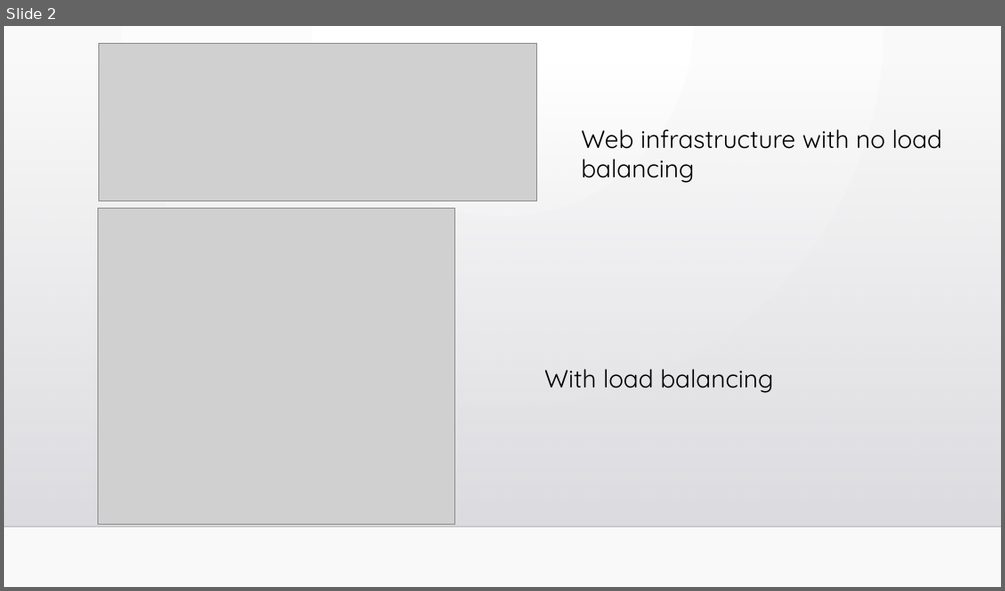
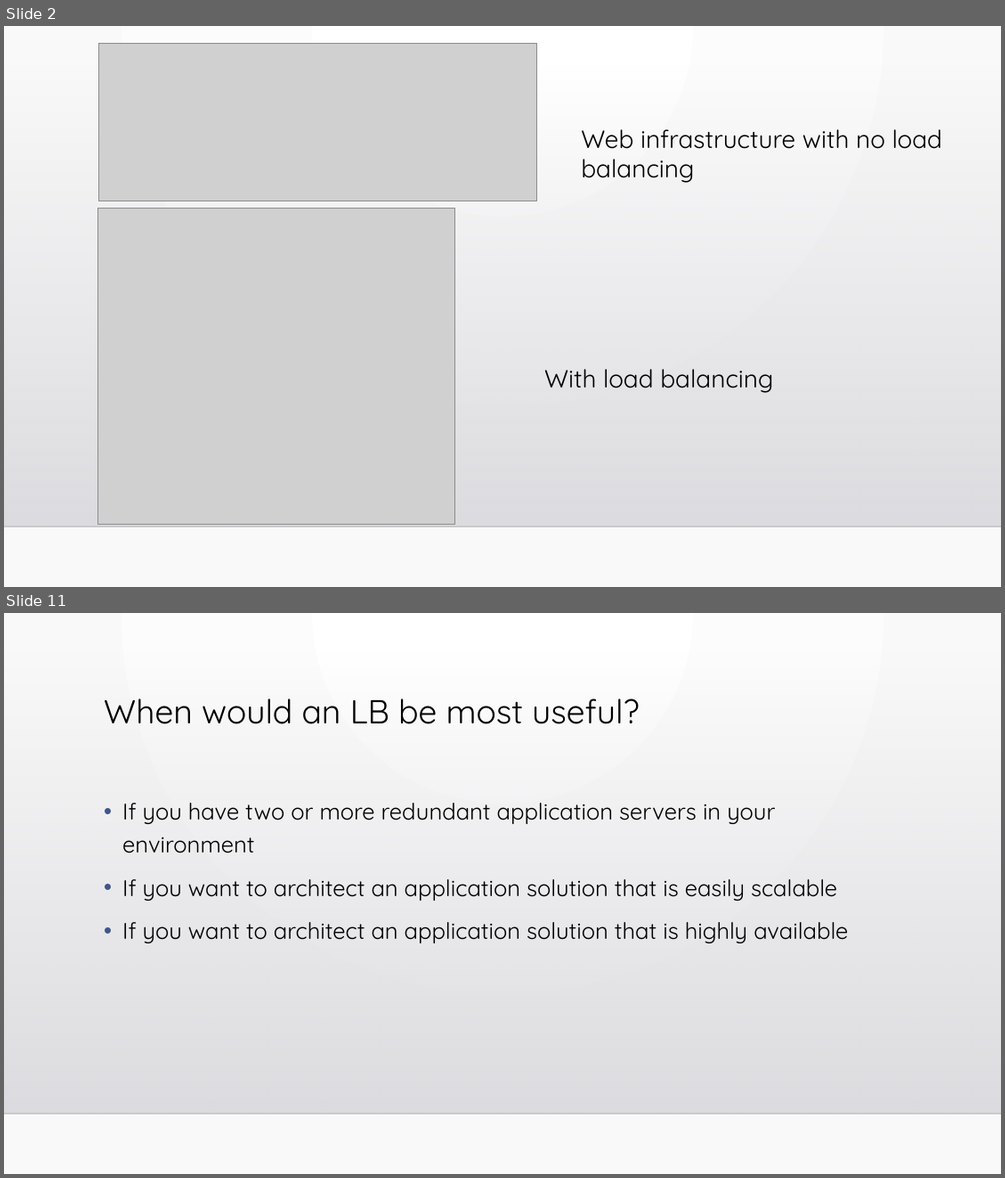
Before and after one commit to Shishir-Kul-012426401/DistributedSystems, a slide deck: Homework 9 - Distributed Applications/load_balancer.pptx. Shown one above the other, each under a label of ours: slide 2 before the commit, slides 2 and 11 after it; the slides between them are not shown. The pictures are 1005x591 and 1005x1178 pixels, drawn with LibreOffice and Linux fonts; fonts in the diff are those of the drawing; grey boxes stand for pictures; background and template pictures are left out. Boxes give left, top, right and bottom in pixels: in the first picture for what was removed or moved away, otherwise in the second. Text is boxed around its words. In the diff, an @@ line names an element or a change of style, - is before the commit and + after.

```diff
--- a/Homework 9 - Distributed Applications/load_balancer.pptx
+++ b/Homework 9 - Distributed Applications/load_balancer.pptx
@@ slide 11 added at <box>4,613,1001,1174</box>, background gradient #FFFFFF to #FAFAFA; not listed: 2 template elements that a slide beside it also shows @@
@@ title added at <box>104,698,639,724</box>, 32 pt, text #000000 @@
+When would an LB be most useful?
@@ text added at <box>122,803,848,943</box>, 22 pt, text #000000 @@
+• If you have two or more redundant application servers in your environment
+• If you want to architect an application solution that is easily scalable
+• If you want to architect an application solution that is highly available
```
Also in this commit, not shown: 5 slides changed, 7 other slides added, 1 slide removed.
